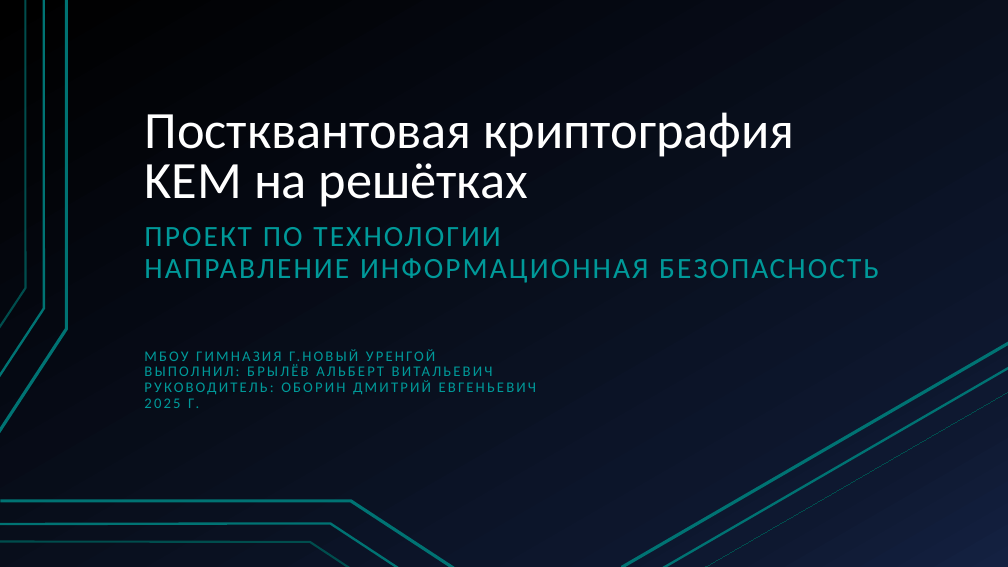
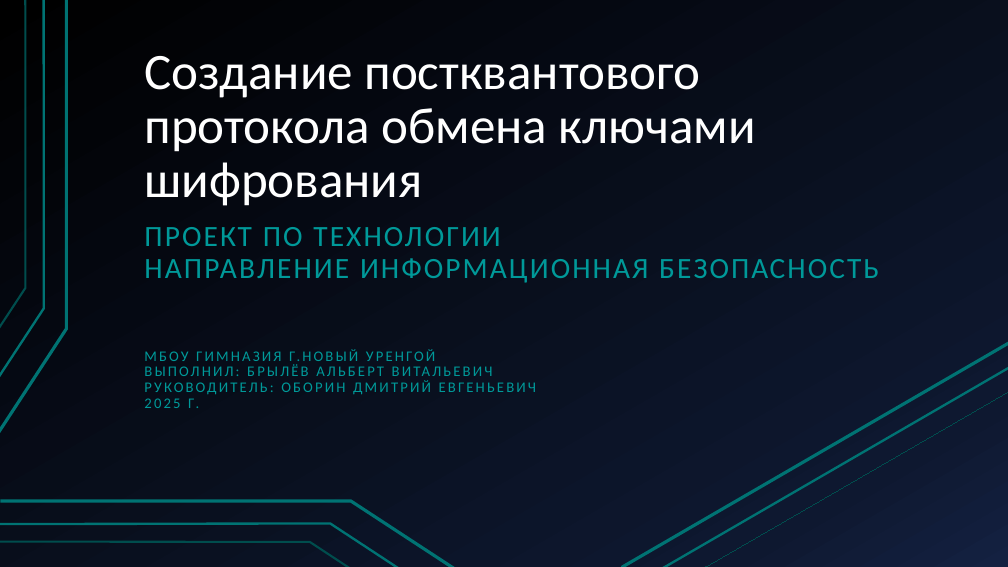
Before and after one commit to Terexi110/Teory, a slide deck: slide 1 of Постквантовая криптография KEM на решётках.pptx. Drawn at 1008x567 pixels with LibreOffice and Linux fonts; fonts in the diff are those of the drawing. Boxes give left, top, right and bottom in pixels: in the first picture for what was removed or moved away, otherwise in the second. Text is boxed around its words. In the diff, an @@ line names an element or a change of style, - is before the commit and + after.

```diff
--- a/Постквантовая криптография KEM на решётках.pptx
+++ b/Постквантовая криптография KEM на решётках.pptx
@@ title at (144,56,756,206): text changed; size 50 to 48.6 pt @@
-Постквантовая криптография KEM на решётках
+Создание постквантового протокола обмена ключами шифрования
```
Also in this commit, not shown: 14 other slides changed, 1 slide added, 3 other files.
